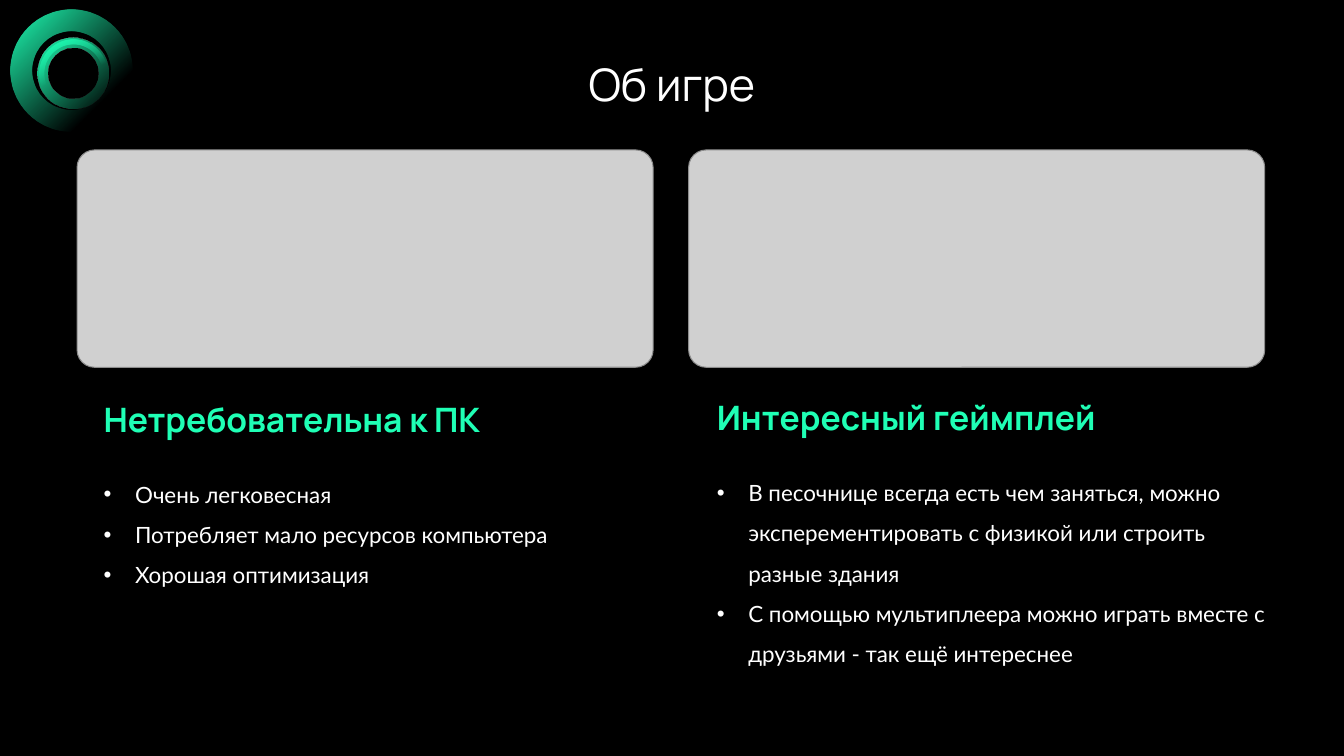
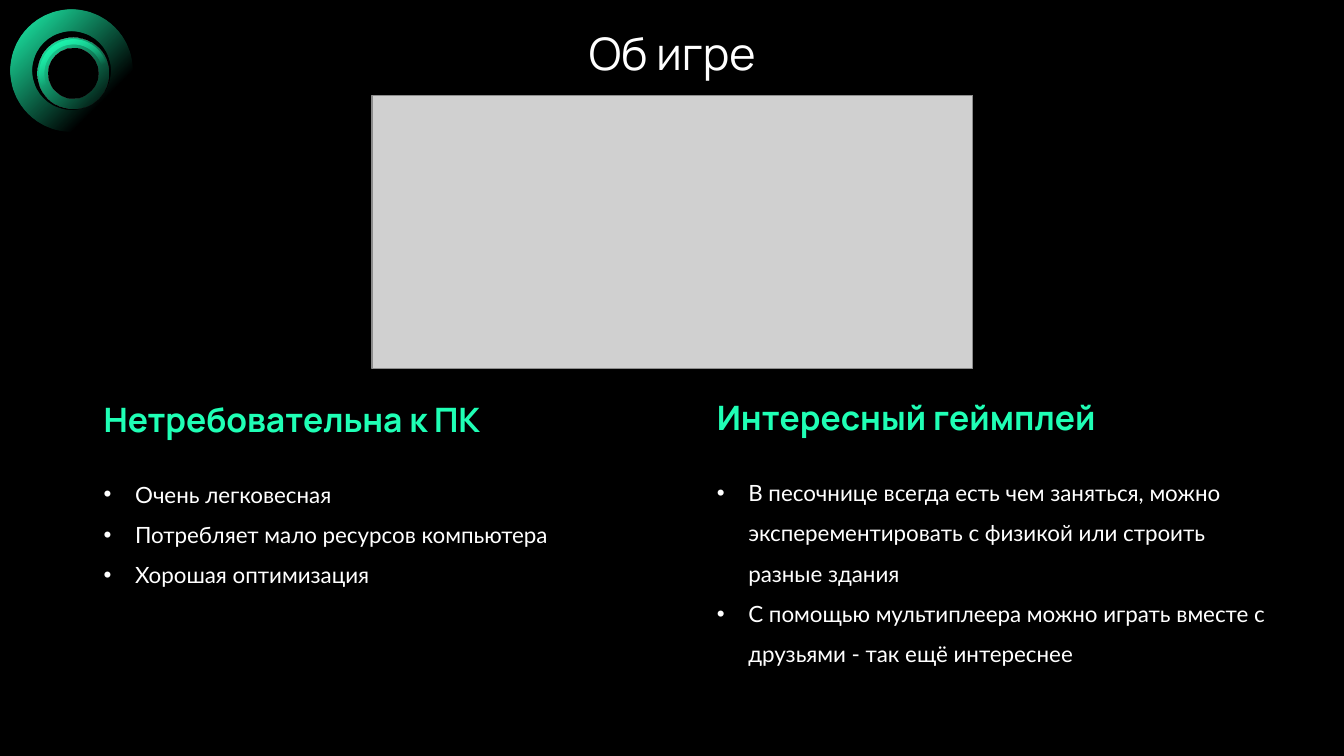
Before and after one commit to VERY-py/DomE, a slide deck: slide 2 of CUBE.pptx. Drawn at 1344x756 pixels with LibreOffice and Linux fonts; fonts in the diff are those of the drawing; grey boxes stand for pictures. Boxes give left, top, right and bottom in pixels: in the first picture for what was removed or moved away, otherwise in the second. Text is boxed around its words. In the diff, an @@ line names an element or a change of style, - is before the commit and + after.

```diff
--- a/CUBE.pptx
+++ b/CUBE.pptx
@@ title "Об игре": place and size @@
-title "Об игре" at <box>589,68,755,112</box>
+title "Об игре" at <box>589,37,755,81</box>
@@ picture added at <box>372,95,973,368</box> @@
@@ picture removed at <box>78,150,653,368</box> @@
@@ picture removed at <box>689,150,1264,368</box> @@
```
Also in this commit, not shown: 5 other slides changed, 17 other files.
